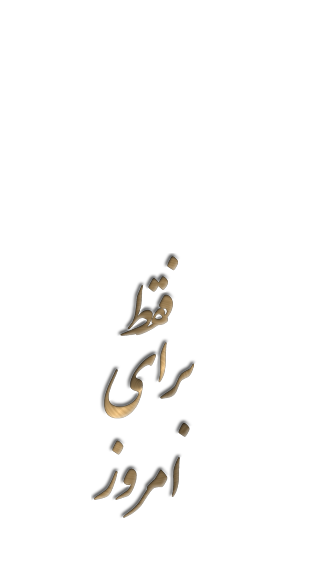
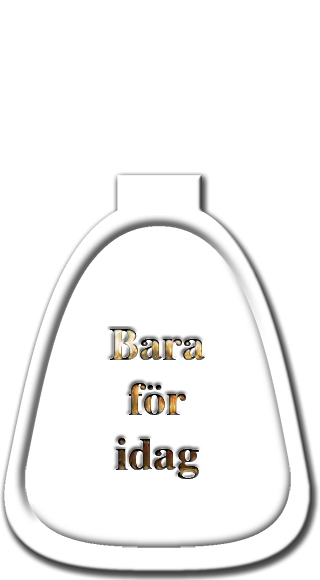
The second w=320, h=580 image is a revision of the first. Changes to its layers:
added group "Swedish" with 11 layers in group "Fob Face" over [42, 285, 276, 522]
showed "Just For Today", moved it into group "Swedish", painted on it over [50, 293, 256, 504]
hid group "Persian" (9 layers) over [94, 240, 194, 539]
showed group "Fob Body" (2 layers) over [4, 175, 312, 573]
